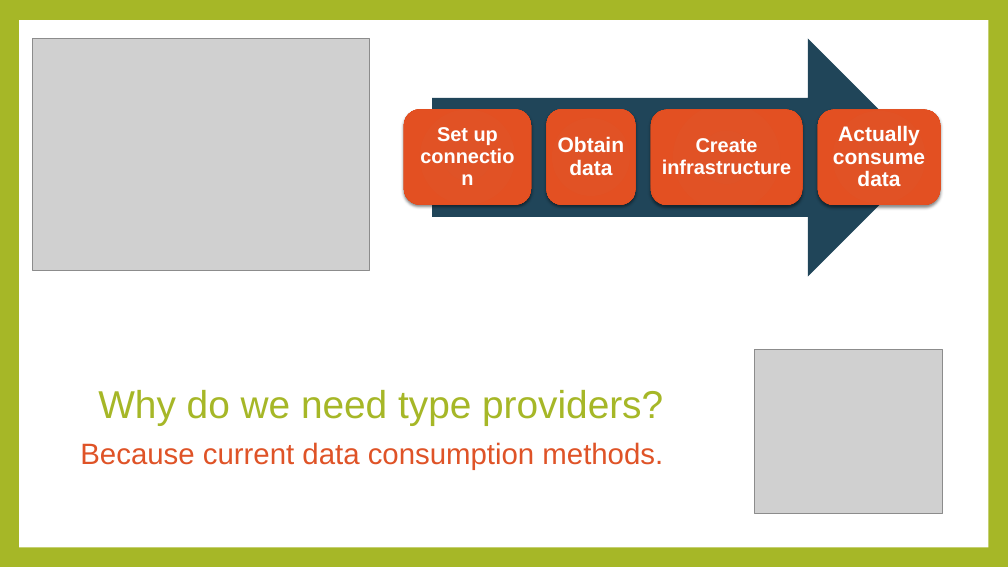
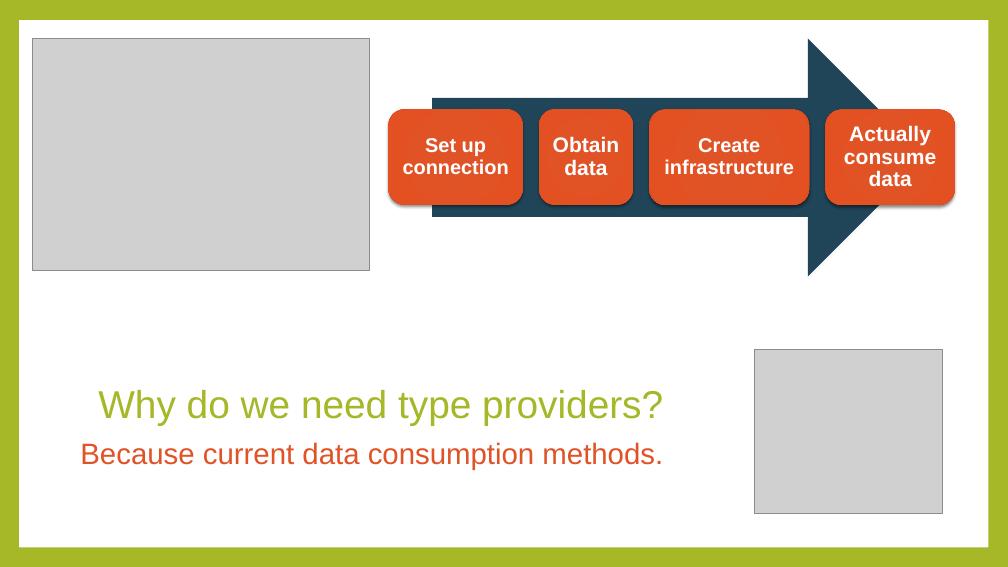
Before and after one commit to rachelblasucci/Current-Talks, a slide deck: slide 5 of Type Providers/Type Providers.pptx. Drawn at 1008x567 pixels with LibreOffice and Linux fonts; fonts in the diff are those of the drawing; grey boxes stand for pictures. Boxes give left, top, right and bottom in pixels: in the first picture for what was removed or moved away, otherwise in the second. Text is boxed around its words. In the diff, an @@ line names an element or a change of style, - is before the commit and + after.

```diff
--- a/Type Providers/Type Providers.pptx
+++ b/Type Providers/Type Providers.pptx
@@ rounded rectangle: place and size @@
-rounded rectangle at bbox=[404, 110, 531, 205]
+rounded rectangle at bbox=[389, 110, 523, 205]
@@ text "Set up connection" rewrapped from bbox=[437, 127, 498, 145] to bbox=[403, 138, 509, 174] @@
@@ rounded rectangle: place and size @@
-rounded rectangle at bbox=[547, 110, 635, 205]
+rounded rectangle at bbox=[539, 110, 633, 205]
@@ text "Obtain data": place and size @@
-text "Obtain data" at bbox=[558, 136, 625, 175]
+text "Obtain data" at bbox=[553, 136, 620, 175]
@@ rounded rectangle: place and size @@
-rounded rectangle at bbox=[651, 110, 802, 205]
+rounded rectangle at bbox=[650, 110, 810, 205]
@@ rounded rectangle: place and size @@
-rounded rectangle at bbox=[818, 110, 941, 205]
+rounded rectangle at bbox=[826, 110, 955, 205]
@@ text "Actually consume data": place and size @@
-text "Actually consume data" at bbox=[833, 125, 925, 186]
+text "Actually consume data" at bbox=[844, 125, 936, 186]
```
Also in this commit, not shown: 3 other slides changed, 4 other files.
